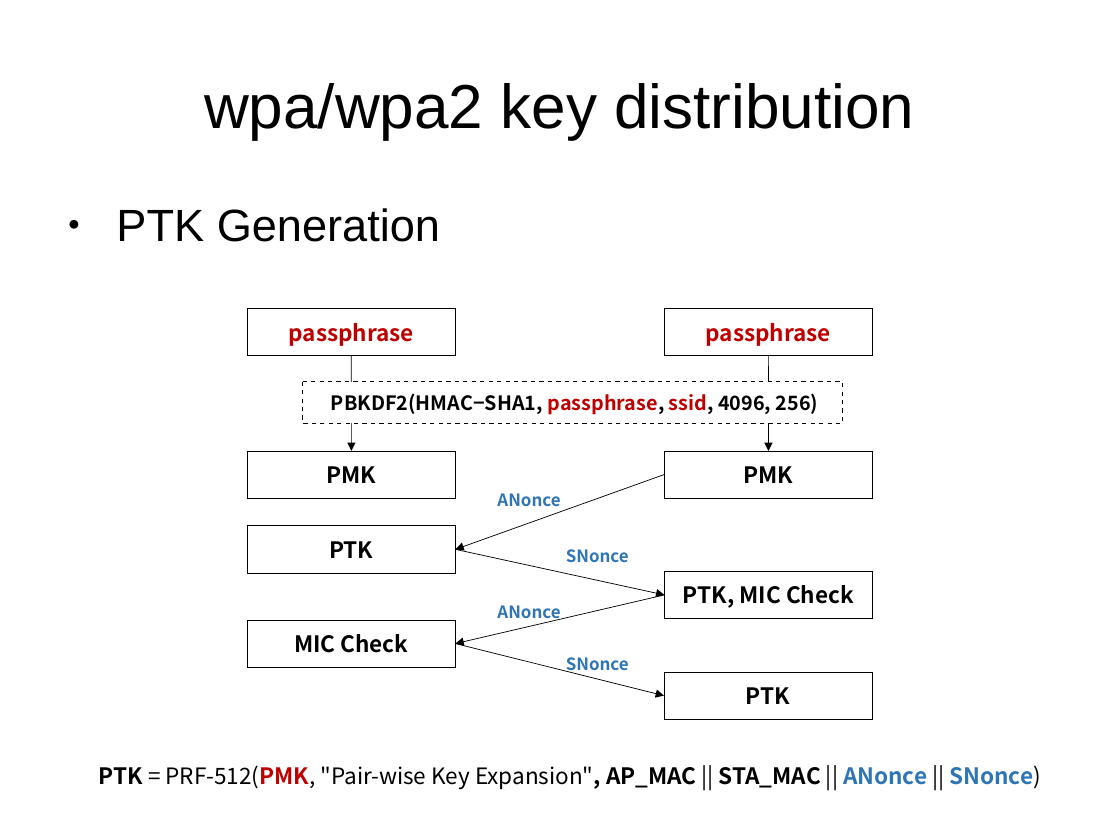
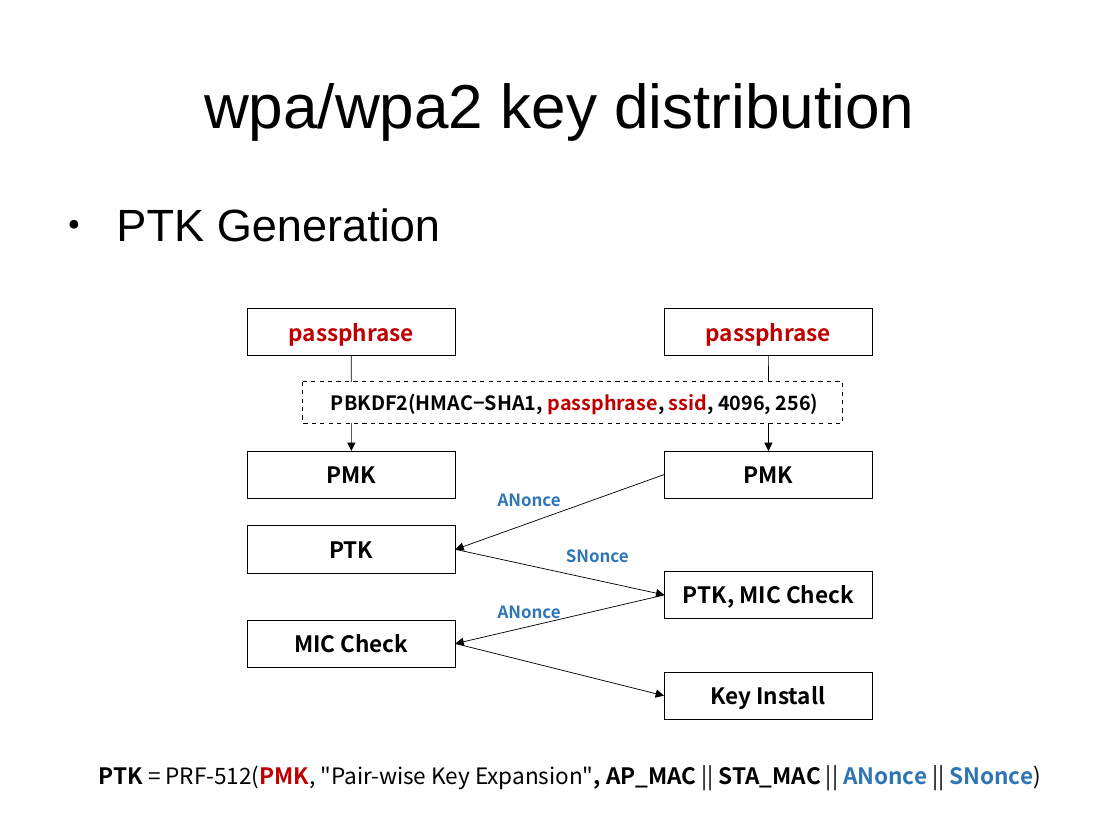
Before and after one commit to sececter/doc, a slide deck: slide 10 of poc2015_wpa_based_packet_decrypt(ko).odp. Drawn at 1120x840 pixels with LibreOffice and Linux fonts; fonts in the diff are those of the drawing. Boxes give left, top, right and bottom in pixels: in the first picture for what was removed or moved away, otherwise in the second. Text is boxed around its words. In the diff, an @@ line names an element or a change of style, - is before the commit and + after.

```diff
--- a/poc2015_wpa_based_packet_decrypt(ko).odp
+++ b/poc2015_wpa_based_packet_decrypt(ko).odp
@@ free removed at (556,649,639,680) @@
-SNonce
@@ text in freeform shape at (710,686,826,709): text changed @@
-PTK
+Key Install
```
Also in this commit, not shown: 14 other slides changed, 1 other file.
